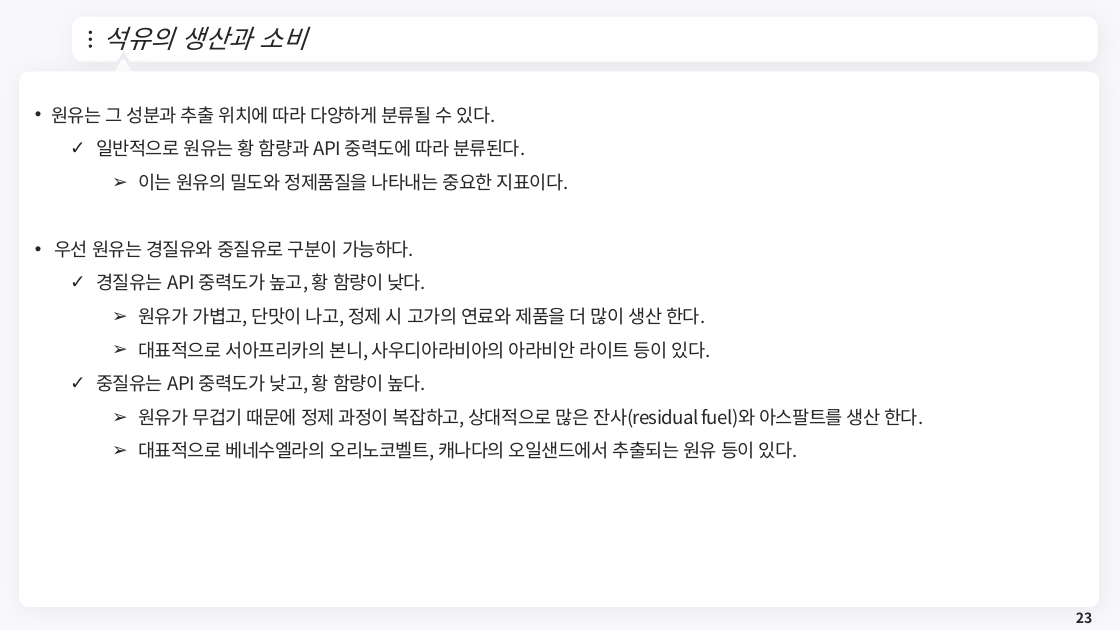
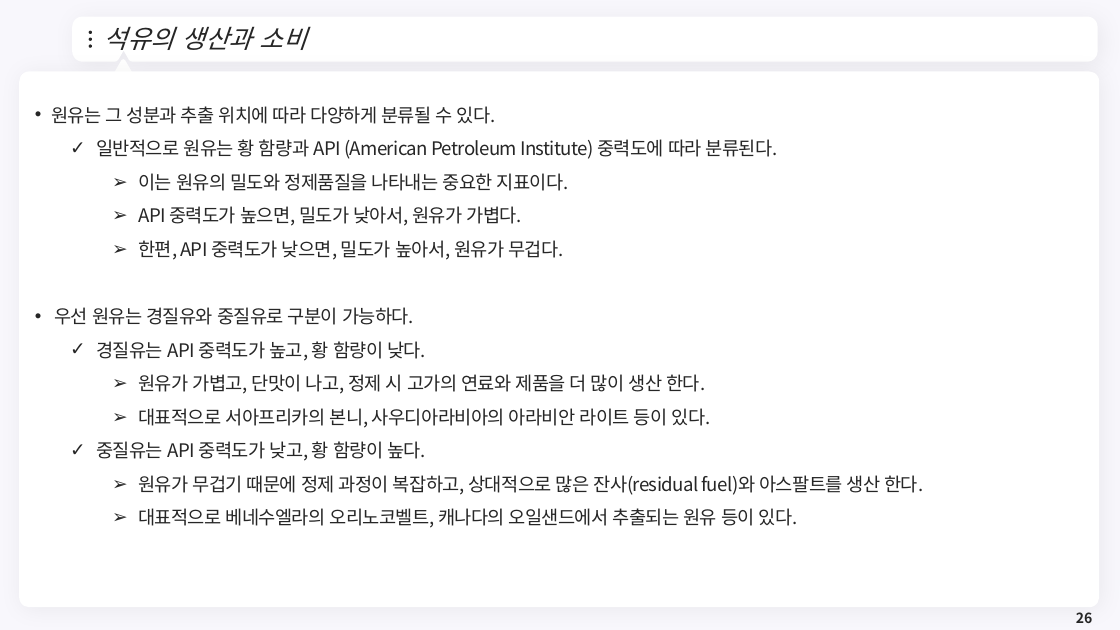
Before and after one commit to meandthey/Teaching, a slide deck: slide 26 of 에너지경제학/자원에너지경제학_Chapter_3 (석유).pptx (slide 23 before the commit). Drawn at 1120x630 pixels with LibreOffice and Linux fonts; fonts in the diff are those of the drawing; background and template pictures are left out. Boxes give left, top, right and bottom in pixels: in the first picture for what was removed or moved away, otherwise in the second. Text is boxed around its words. In the diff, an @@ line names an element or a change of style, - is before the commit and + after.

```diff
--- a/에너지경제학/자원에너지경제학_Chapter_3 (석유).pptx
+++ b/에너지경제학/자원에너지경제학_Chapter_3 (석유).pptx
@@ text at (96,139,778,159): text changed @@
-  ✓ 일반적으로 원유는 황 함량과 API 중력도에 따라 분류된다.
+  ✓ 일반적으로 원유는 황 함량과 API (American Petroleum Institute) 중력도에 따라 분류된다.
@@ text at (138,206,563,260): paragraphs added @@
+    ➢ API 중력도가 높으면, 밀도가 낮아서, 원유가 가볍다.
+    ➢ 한편, API 중력도가 낮으면, 밀도가 높아서, 원유가 무겁다.
@@ page number at (1076,612,1092,623): text changed @@
-23
+26
```
Also in this commit, not shown: 7 other slides changed, 3 slides added, 5 other files.
